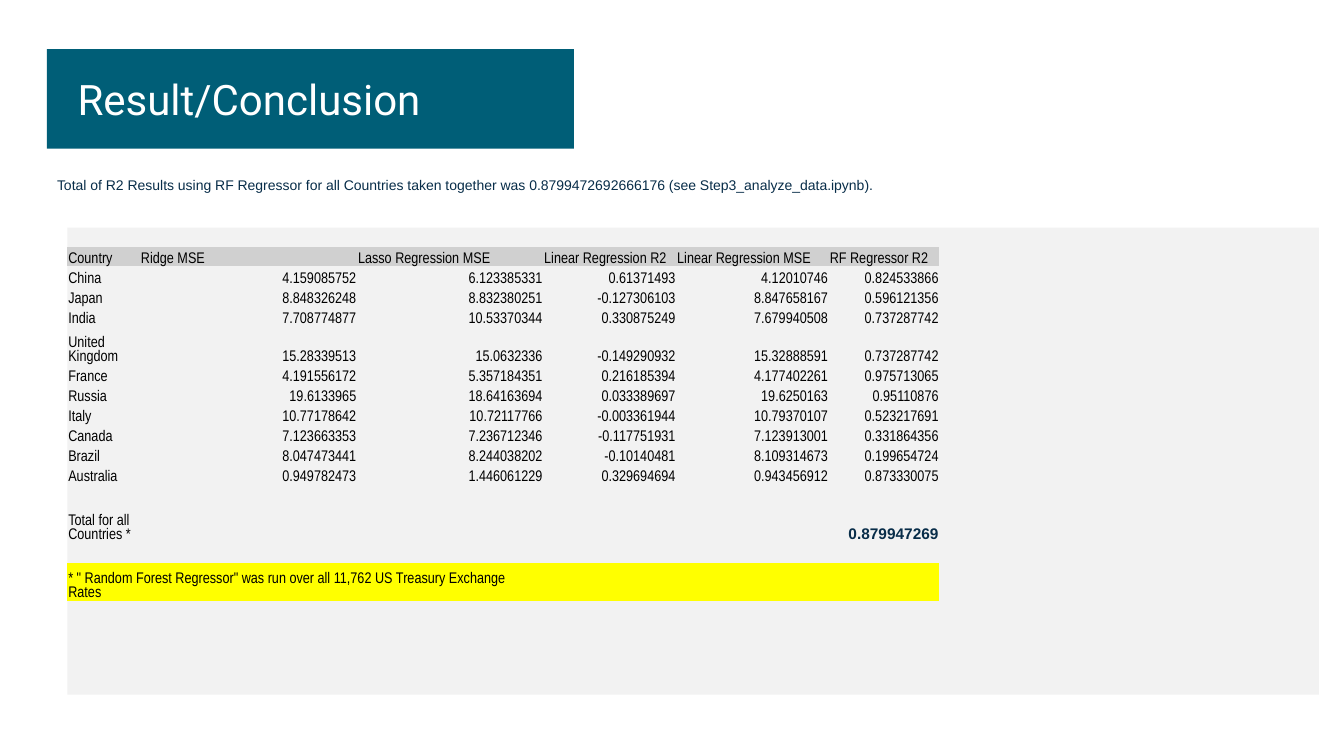
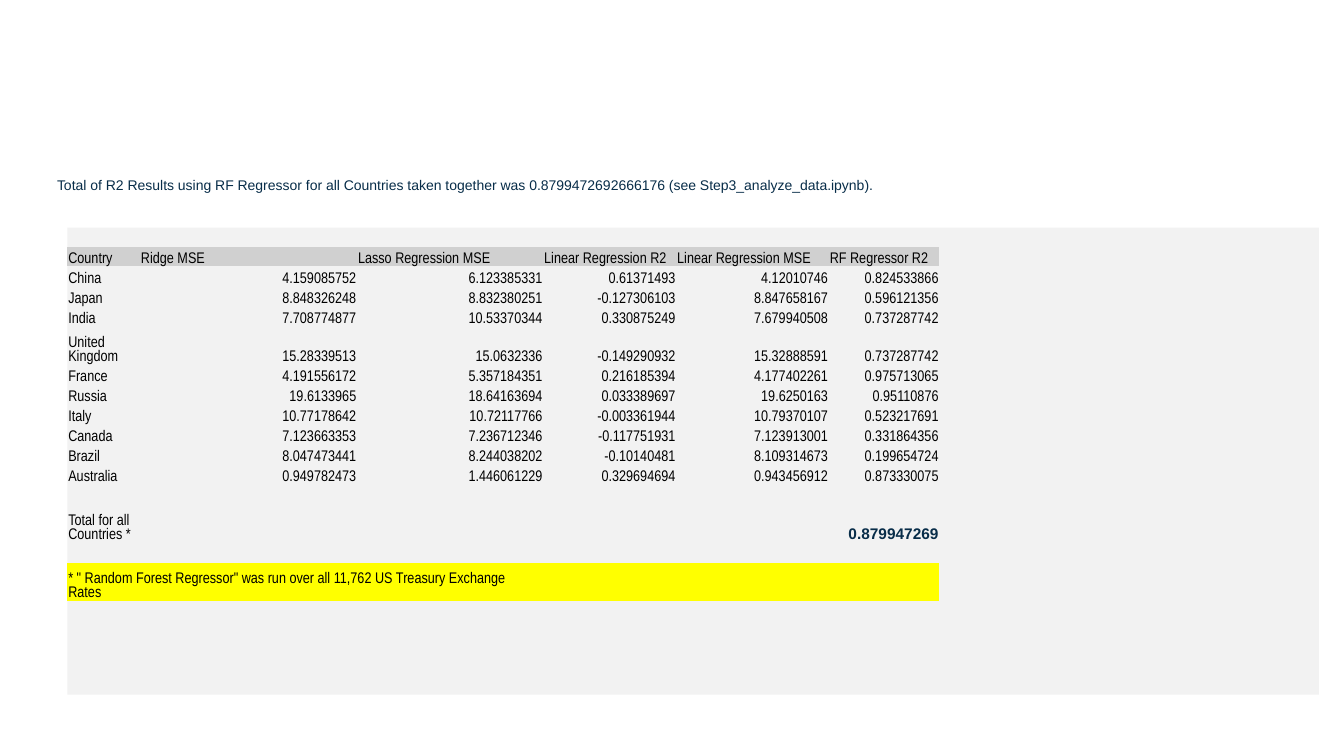
Before and after one commit to tbrown14611/Project_2, a slide deck: slide 7 of Team 3 AI_Bootcamp_Project_2.pptx. Drawn at 1344x756 pixels with LibreOffice and Linux fonts; fonts in the diff are those of the drawing. Boxes give left, top, right and bottom in pixels: in the first picture for what was removed or moved away, otherwise in the second. Text is boxed around its words. In the diff, an @@ line names an element or a change of style, - is before the commit and + after.

```diff
--- a/Team 3 AI_Bootcamp_Project_2.pptx
+++ b/Team 3 AI_Bootcamp_Project_2.pptx
@@ rectangle removed at <box>47,49,575,149</box> @@
@@ text removed at <box>78,83,421,118</box> @@
-Result/Conclusion
```
Also in this commit, not shown: 2 other slides changed, 4 other files.
